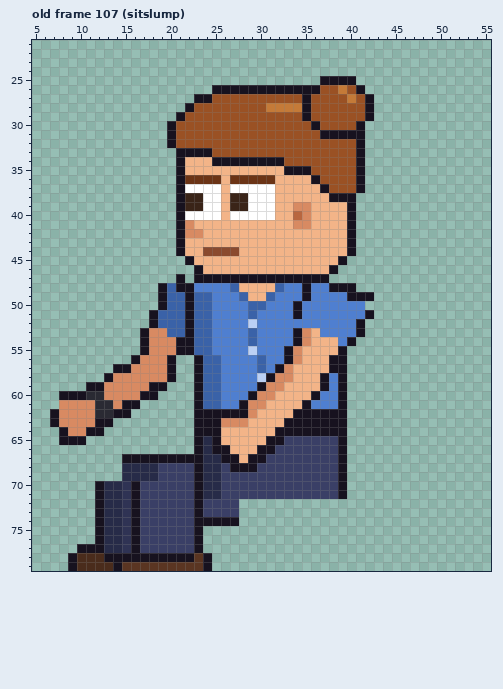
Pixel-art file -- sprites/custom/custom_intern_bun_left_anim.aseprite. That is the earlier state.
64x80 pixels, 129 frames. Colours within 5 levels of each other are drawn and written as one. Shown: old frame 107 (sitslump): x 5..55, y 21..79. The commit also changed other frames, which this record leaves out.
New version:
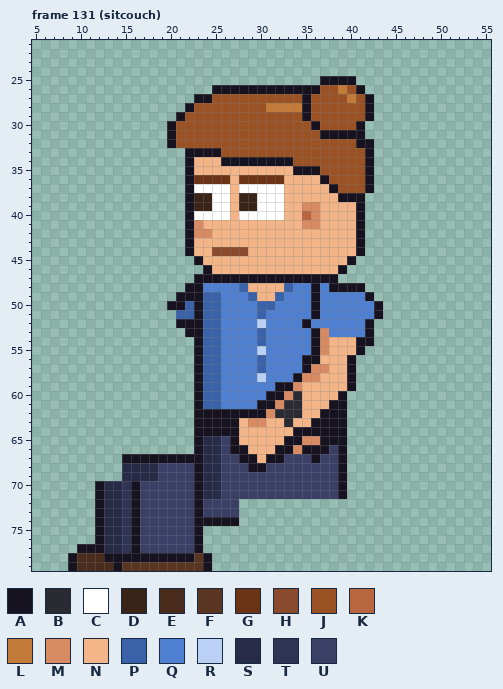
Palette (. is transparent): A #17121f  B #2a2a33  C #ffffff  D #3a2418  E #4a2c1c  F #5a3522  G #6b3416  H #8a4a2e  J #9a5124  K #b8663f  L #c47a38  M #d88a62  N #f3b488  P #3a62a8  Q #4f7fd0  R #bbd0f5  S #272b48  T #2f3354  U #3a3f66
A new or re-ordered frame is compared with the old frame closest to it.
From old to new:
frames 129 -> 135
Changed rows in their new state; - is an unchanged pixel.
Frame 131 (sitcouch) is new; against old frame 107 (sitslump):
first column x 7:
32 -----------------------------------A-
33 --------------.---A---------------JA-
34 --------------.A--N-------A-------JA-
35 --------------.A----------N--A----JA-
36 --------------.A---GN----G---NA---JA-
37 --------------.A---CN----C----NA--JA-
38 --------------.A-D-CN-D--C-----N--A--
39 --------------.A-D-CN-D--C-N-M---NA--
40 --------------.A---CN----C-NKM---NA--
41 --------------.AM----------N-M---NA--
42 --------------.A-M---------------NA--
43 --------------.A-----------------NA--
44 --------------.A-N---H-----------NA--
45 ---------------.A---------------NA---
46 ----------------.A-------------NA----
47 --------------.----------------A-----
48 ------------...-A---QP---NP-QA----A--
49 ------------..A-A-P--QP-NP--QA---QQ--
50 ------------.AAPA-P---Q-P--Q-A-----QA
51 -----------...-PA-P---QP---Q-A-----QA
52 -----------...A-A-P---QR----A-----QA-
53 ----------.....-A-P---QP---QQAM---QA-
54 ----------......A-P---QP---QQAM-NNAA-
55 ----------......A-P---QR--QQQAM-NNA--
56 ---------.....------------QQAA-NNA---
57 -------.......-----------QQQAMMNNA---
58 ------........----------QQQAMMNNNA---
59 ----.........----------QQAAM--NNNA---
60 -...........----------QQAAMB-NNN-----
61 -.........-----------QQAAMBBNNNA-----
62 .........-------------AAMBBBNN-------
63 .......------------AANMM--BNN--------
64 -.....-------------AA----NN----------
65 -...--------------SUA---NNAAMMAA-----
66 ------------------SUAA-NNAAMAAA------
67 -------------------UUA-NAA---A-------
68 --------------------UU-A-------------
